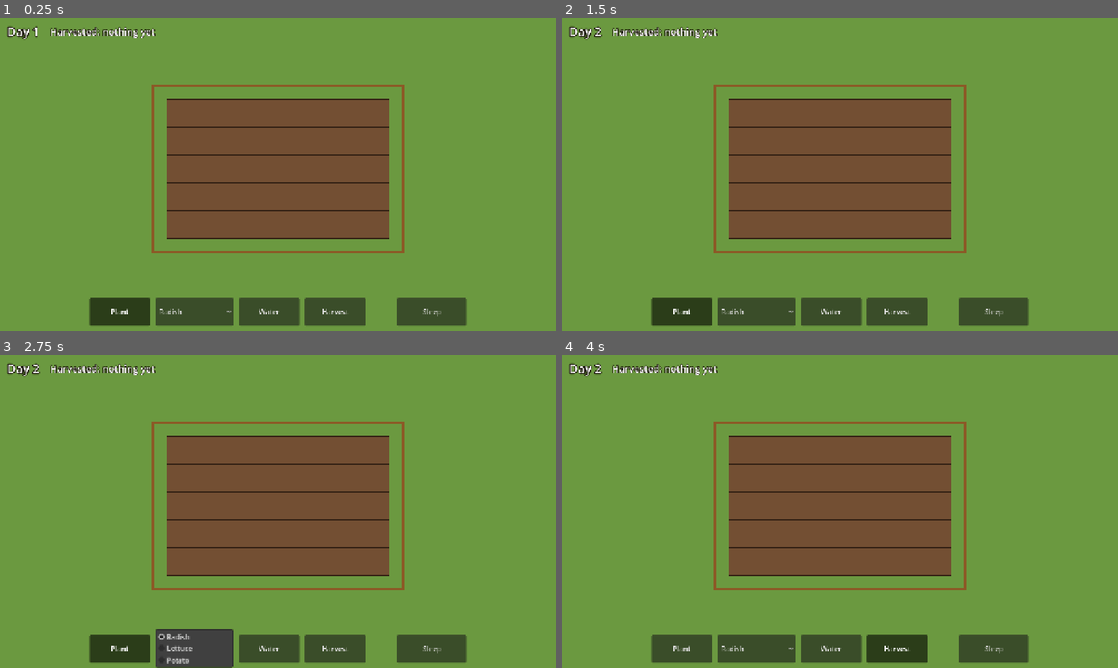
Above: before the commit, frames 1-4 (two rows, left to right).
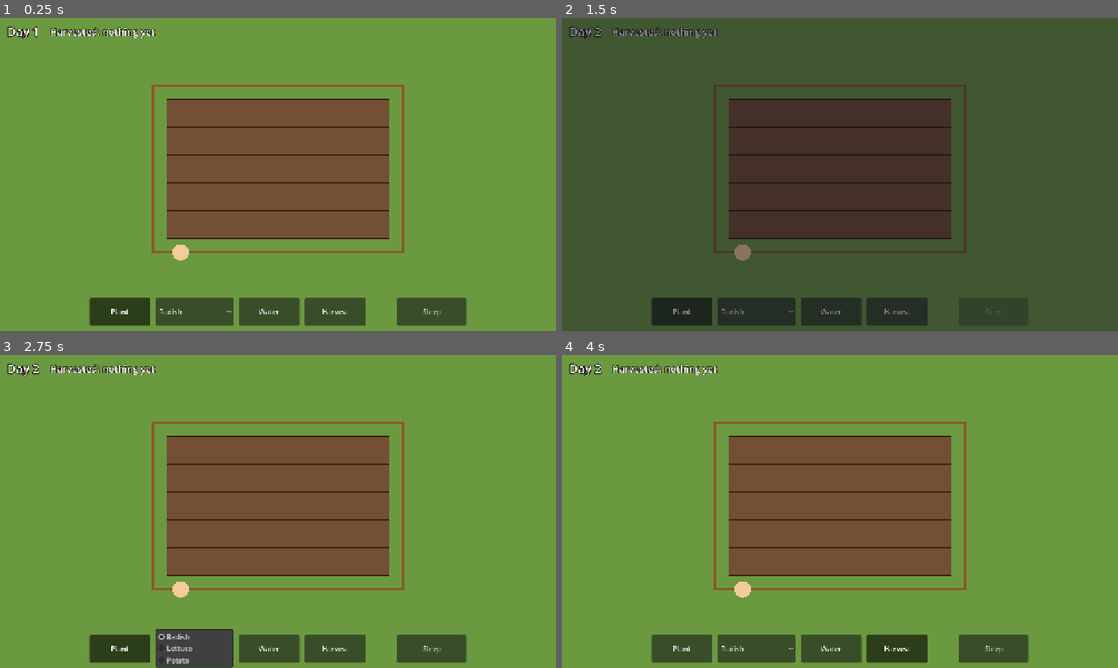
Above: after the commit, the same moments.

Repository: CappyTech/bramble
Game: Godot game, scene res://scenes/main.tscn
Two runs of this game, one before a commit and one after it. Both use one fixed random seed, a clock stepped at 60 frames per second and the inputs below.
Inputs:
- Up to frame 1 (0.25 s): no input
- Up to frame 2 (1.5 s): click "Sleep" at 0.5 s; click "Plant" at 1.25 s
- Up to frame 3 (2.75 s): click "Radish" at 2 s
- Up to frame 4 (4 s): click "Water" at 2.75 s; click "Harvest" at 3.5 s

The runs differ from the first frame. In frame 1, 0.1% of the frame differs, in the area x 31-34%, y 72-78%; in frame 2, 97%, in the area x 0-100%, y 0-100%; in frame 3, 0.1%; in frame 4, 0.1%.

Commit message:
Add a player who walks to tiles and performs each tool
Player (scripts/player.gd) is a Node2D built from the Creatures
Townsfolk idle and walk sheets plus the harvest crouch, with four facing
rows chosen from the walk direction, and a plain disc fallback. Tapping a
tile now walks the player there, plays the pose (crouch for plant and
harvest, bucket icon for water), and only then changes the model; taps
that would do nothing are ignored, and a newer tap supersedes an older
walk. Sleep fades to night, advances the day and fades back.

Effect timing and the action timers now run on game time so they pause
with the tree. The brief records the player avatar as decided.

Co-Authored-By: Claude Fable 5.1 <noreply@anthropic.com>

Diff:
--- a/scenes/main.tscn
+++ b/scenes/main.tscn
@@ -113,3 +113,14 @@
 custom_minimum_size = Vector2(160, 64)
 layout_mode = 2
 text = "Sleep"
+
+[node name="Night" type="ColorRect" parent="."]
+unique_name_in_owner = true
+layout_mode = 1
+anchors_preset = 15
+anchor_right = 1.0
+anchor_bottom = 1.0
+grow_horizontal = 2
+grow_vertical = 2
+mouse_filter = 2
+color = Color(0.05, 0.04, 0.12, 0)
--- a/scripts/allotment_view.gd
+++ b/scripts/allotment_view.gd
@@ -1,6 +1,7 @@
 class_name AllotmentView
 extends Control
-## Draws the allotment grid and turns taps into actions.
+## Draws the allotment grid and turns taps into player actions: the player walks
+## to the tapped tile, plays the working pose, and only then does the model change.
 ## Uses the Minifantasy Farm sheets when they are on disk (see Minifantasy) and
 ## falls back to coloured shapes otherwise, so CI and fresh checkouts still run.
 
@@ -28,6 +29,12 @@
 const FENCE_BOTTOM := Rect2(408, 152, 8, 8)
 const FENCE_BOTTOM_RIGHT := Rect2(432, 152, 8, 8)
 
+## Watering shows the Farm pack's bucket icon filling above the tile while the
+## player stands there. Each entry is {cell: Vector2i, start: float, duration: float}.
+const WATER_DURATION := 0.5
+const WATER_FRAMES := 4
+const WATER_ICON_SCALE := 4
+
 var allotment: Allotment:
 	set(value):
 		if allotment != null:
@@ -36,36 +43,97 @@
 		if allotment != null:
 			allotment.changed.connect(queue_redraw)
 			custom_minimum_size = Vector2(allotment.width + 2 * BORDER, allotment.height + 2 * BORDER) * TILE_SIZE
+			_place_player()
 		queue_redraw()
 var tool: Tool = Tool.PLANT
 var selected_crop: CropDef
-
-## Short feedback animations: harvesting shows the farmer crouching over the tile,
-## watering shows the Farm pack's bucket icon filling. Each entry is
-## {kind: Tool, cell: Vector2i, start: float (seconds), duration: float}.
-const HARVEST_DURATION := 0.7
-const WATER_DURATION := 0.5
-const WATER_FRAMES := 4
-const WATER_ICON_SCALE := 4
+var player: Player
 
 var _farm_sheet: Texture2D
 var _crop_sheet: Texture2D
-var _harvest_sheet: Texture2D
 var _action_sheet: Texture2D
 var _effects: Array[Dictionary] = []
+var _clock := 0.0
+## Incremented per tap so a superseded walk does not act on arrival.
+var _request := 0
 
 
 func _ready() -> void:
 	_farm_sheet = Minifantasy.farm_tileset()
 	_crop_sheet = Minifantasy.crop_sheet()
-	_harvest_sheet = Minifantasy.harvest_sheet()
 	_action_sheet = Minifantasy.action_sheet()
+	player = Player.new()
+	add_child(player)
+	_place_player()
 	set_process(false)
 	if not has_sprites():
 		print("AllotmentView: Minifantasy sheets missing, drawing placeholder shapes")
 
 
-func _process(_delta: float) -> void:
+func has_sprites() -> bool:
+	return _farm_sheet != null and _crop_sheet != null
+
+
+## Start outside the plot, below the bottom-left corner of the fence.
+func _place_player() -> void:
+	if player == null or allotment == null:
+		return
+	player.position = _tile_rect(0, allotment.height).get_center()
+
+
+func _gui_input(event: InputEvent) -> void:
+	# Mouse clicks arrive as touches too (emulate_touch_from_mouse), so only touch is handled.
+	if event is InputEventScreenTouch and event.pressed:
+		var cell := Vector2i((event.position / TILE_SIZE).floor()) - Vector2i(BORDER, BORDER)
+		if allotment != null and allotment.in_bounds(cell.x, cell.y):
+			request_action(cell.x, cell.y)
+			accept_event()
+
+
+## Whether the current tool would do anything on this tile.
+func can_apply(x: int, y: int) -> bool:
+	var tile := allotment.tile_at(x, y)
+	match tool:
+		Tool.PLANT:
+			return selected_crop != null and tile.state == PlotTile.State.EMPTY
+		Tool.WATER:
+			return not tile.watered
+		Tool.HARVEST:
+			return tile.state == PlotTile.State.MATURE
+	return false
+
+
+## Walks the player to the tile, plays the pose, then applies the tool.
+## A newer request cancels the effect of an older one that is still walking.
+func request_action(x: int, y: int) -> void:
+	if not can_apply(x, y):
+		return
+	_request += 1
+	var id := _request
+	var kind := tool
+	await player.walk_to(_tile_rect(x, y).get_center())
+	if id != _request or not can_apply(x, y):
+		return
+	if kind == Tool.WATER:
+		_play_water_effect(x, y)
+	await player.perform(kind)
+	if id != _request:
+		return
+	_apply_tool(kind, x, y)
+
+
+func _apply_tool(kind: Tool, x: int, y: int) -> void:
+	match kind:
+		Tool.PLANT:
+			allotment.plant(x, y, selected_crop)
+		Tool.WATER:
+			allotment.water(x, y)
+		Tool.HARVEST:
+			allotment.harvest(x, y)
+
+
+func _process(delta: float) -> void:
+	_clock += delta
 	var now := _now()
 	_effects = _effects.filter(func(effect: Dictionary) -> bool:
 		return now - float(effect.start) < float(effect.duration))
@@ -74,43 +142,18 @@
 	queue_redraw()
 
 
+## Game-time clock for effects. Only advances while effects are playing, which is
+## all the relative timing needs; it pauses with the tree, unlike the wall clock.
 func _now() -> float:
-	return Time.get_ticks_msec() / 1000.0
-
-
-func _play_effect(kind: Tool, x: int, y: int) -> void:
-	var sheet := _harvest_sheet if kind == Tool.HARVEST else _action_sheet
-	if sheet == null:
-		return
-	var duration := HARVEST_DURATION if kind == Tool.HARVEST else WATER_DURATION
-	_effects.append({"kind": kind, "cell": Vector2i(x, y), "start": _now(), "duration": duration})
+	return _clock
+
+
+func _play_water_effect(x: int, y: int) -> void:
+	if _action_sheet == null:
+		return
+	_effects.append({"cell": Vector2i(x, y), "start": _now(), "duration": WATER_DURATION})
 	set_process(true)
 	queue_redraw()
-
-
-func has_sprites() -> bool:
-	return _farm_sheet != null and _crop_sheet != null
-
-
-func _gui_input(event: InputEvent) -> void:
-	# Mouse clicks arrive as touches too (emulate_touch_from_mouse), so only touch is handled.
-	if event is InputEventScreenTouch and event.pressed:
-		var cell := Vector2i((event.position / TILE_SIZE).floor()) - Vector2i(BORDER, BORDER)
-		if allotment != null and allotment.in_bounds(cell.x, cell.y):
-			_apply_tool(cell.x, cell.y)
-			accept_event()
-
-
-func _apply_tool(x: int, y: int) -> void:
-	match tool:
-		Tool.PLANT:
-			allotment.plant(x, y, selected_crop)
-		Tool.WATER:
-			if allotment.water(x, y):
-				_play_effect(Tool.WATER, x, y)
-		Tool.HARVEST:
-			if allotment.harvest(x, y) > 0:
-				_play_effect(Tool.HARVEST, x, y)
 
 
 func _draw() -> void:
@@ -125,24 +168,17 @@
 		for x in allotment.width:
 			_draw_plant(x, y, allotment.tile_at(x, y))
 	for effect in _effects:
-		_draw_effect(effect)
-
-
-func _draw_effect(effect: Dictionary) -> void:
+		_draw_water_effect(effect)
+
+
+func _draw_water_effect(effect: Dictionary) -> void:
 	var cell: Vector2i = effect.cell
 	var rect := _tile_rect(cell.x, cell.y)
 	var progress := clampf((_now() - float(effect.start)) / float(effect.duration), 0.0, 0.999)
-	if effect.kind == Tool.HARVEST:
-		# The 32x32 cell is centred on the character, so centre it on the tile.
-		var frame := int(progress * Minifantasy.HARVEST_FRAMES)
-		var cell_size := Vector2.ONE * Minifantasy.HARVEST_CELL * PIXEL_SCALE
-		var dest := Rect2(rect.get_center() - cell_size * 0.5, cell_size)
-		draw_texture_rect_region(_harvest_sheet, dest, Minifantasy.harvest_frame_region(frame))
-	else:
-		var frame := int(progress * WATER_FRAMES)
-		var icon_size := Vector2.ONE * Minifantasy.ACTION_FRAME * WATER_ICON_SCALE
-		var dest := Rect2(rect.get_center() - icon_size * 0.5 - Vector2(0, TILE_SIZE * 0.5), icon_size)
-		draw_texture_rect_region(_action_sheet, dest, Minifantasy.action_frame_region(Minifantasy.Action.WATER, frame))
+	var frame := int(progress * WATER_FRAMES)
+	var icon_size := Vector2.ONE * Minifantasy.ACTION_FRAME * WATER_ICON_SCALE
+	var dest := Rect2(rect.get_center() - icon_size * 0.5 - Vector2(0, TILE_SIZE), icon_size)
+	draw_texture_rect_region(_action_sheet, dest, Minifantasy.action_frame_region(Minifantasy.Action.WATER, frame))
 
 
 func _tile_rect(x: int, y: int) -> Rect2:
--- a/scripts/main.gd
+++ b/scripts/main.gd
@@ -17,6 +17,11 @@
 @onready var harvest_button: Button = %HarvestButton
 @onready var crop_select: OptionButton = %CropSelect
 @onready var sleep_button: Button = %SleepButton
+@onready var night: ColorRect = %Night
+
+const NIGHT_FADE_SECONDS := 0.4
+const NIGHT_HOLD_SECONDS := 0.3
+var _sleeping := false
 
 
 func _ready() -> void:
@@ -37,9 +42,27 @@
 	plant_button.pressed.connect(func() -> void: view.tool = AllotmentView.Tool.PLANT)
 	water_button.pressed.connect(func() -> void: view.tool = AllotmentView.Tool.WATER)
 	harvest_button.pressed.connect(func() -> void: view.tool = AllotmentView.Tool.HARVEST)
-	sleep_button.pressed.connect(allotment.sleep)
+	sleep_button.pressed.connect(_sleep)
 	allotment.changed.connect(_refresh_hud)
 	_refresh_hud()
+
+
+## Fade to night, advance the day, fade back in.
+func _sleep() -> void:
+	if _sleeping:
+		return
+	_sleeping = true
+	sleep_button.disabled = true
+	var tween := create_tween()
+	tween.tween_property(night, "color:a", 1.0, NIGHT_FADE_SECONDS)
+	await tween.finished
+	allotment.sleep()
+	await get_tree().create_timer(NIGHT_HOLD_SECONDS, false).timeout
+	tween = create_tween()
+	tween.tween_property(night, "color:a", 0.0, NIGHT_FADE_SECONDS)
+	await tween.finished
+	sleep_button.disabled = false
+	_sleeping = false
 
 
 func _refresh_hud() -> void:
--- a/scripts/minifantasy.gd
+++ b/scripts/minifantasy.gd
@@ -15,11 +15,25 @@
 const CRAFTING_DIR := DIR + "crafting_1/Minifantasy_CraftingAndProfessions_v1.0/Minifantasy_CraftingAndProfessions_Assets/"
 const HARVEST_SHEET := CRAFTING_DIR + "Gathering_Professions/Harvesting/_Characters/Minifantasy_CraftingAndProfessionsHarvestAnimation_human.png"
 
-## Harvest animation sheet: 32x32 cells, six frames per row (column 0 standing),
-## one row per facing direction. Row 0 faces the camera.
-const HARVEST_CELL := 32
+const CREATURES_DIR := DIR + "creatures/Minifantasy_Creatures_v3.3_Commercial_Version/Minifantasy_Creatures_Assets/"
+const TOWNSFOLK_DIR := CREATURES_DIR + "Base_Humanoids/Human/Human_Townsfolk/"
+const TOWNSFOLK_IDLE := TOWNSFOLK_DIR + "HumanTownsfolkIdle.png"
+const TOWNSFOLK_WALK := TOWNSFOLK_DIR + "HumanTownsfolkWalk.png"
+
+## Character sheets share one layout: 32x32 cells, one row per facing direction,
+## frames left to right. Idle has 16 frames, walk 4, both at 200 ms per frame.
+const ACTOR_CELL := 32
+const IDLE_FRAMES := 16
+const WALK_FRAMES := 4
+const ACTOR_FPS := 5.0
+enum Facing { RIGHT, LEFT, UP_RIGHT, UP_LEFT }
+
+## Harvest animation sheet: same cells, six frames per row (column 0 standing).
+## Row 0 faces the camera.
+const HARVEST_CELL := ACTOR_CELL
 const HARVEST_FRAMES := 6
 const HARVEST_ROW_FRONT := 0
+const HARVEST_FPS := 8.0
 
 ## Farm tileset: single horizontal furrow rows; the three rows are hydration states
 ## (y 104 dry, 112 moist, 120 wet). The plain dirt tiles at x 48 are texture
@@ -54,6 +68,27 @@
 
 static func harvest_sheet() -> Texture2D:
 	return _texture(HARVEST_SHEET)
+
+
+static func townsfolk_idle() -> Texture2D:
+	return _texture(TOWNSFOLK_IDLE)
+
+
+static func townsfolk_walk() -> Texture2D:
+	return _texture(TOWNSFOLK_WALK)
+
+
+## Adds one row of a character sheet to a SpriteFrames as a named animation.
+static func add_row_animation(frames: SpriteFrames, anim: StringName, sheet: Texture2D,
+		row: int, count: int, fps: float, loop: bool) -> void:
+	frames.add_animation(anim)
+	frames.set_animation_speed(anim, fps)
+	frames.set_animation_loop(anim, loop)
+	for i in count:
+		var atlas := AtlasTexture.new()
+		atlas.atlas = sheet
+		atlas.region = Rect2(i * ACTOR_CELL, row * ACTOR_CELL, ACTOR_CELL, ACTOR_CELL)
+		frames.add_frame(anim, atlas)
 
 
 static func harvest_frame_region(frame: int, row: int = HARVEST_ROW_FRONT) -> Rect2:
--- /dev/null
+++ b/scripts/player.gd
@@ -0,0 +1,100 @@
+class_name Player
+extends Node2D
+## The player's avatar on the plot. Walks to a point, faces the way it moves,
+## and plays a working animation when asked. Draws a plain disc when the
+## Minifantasy character sheets are absent.
+
+signal arrived
+
+## Pixels per second: three tiles.
+const SPEED := 3.0 * AllotmentView.TILE_SIZE
+const ARRIVE_DISTANCE := 2.0
+const FALLBACK_COLOUR := Color(0.95, 0.8, 0.6)
+const WATER_ACT_SECONDS := 0.5
+
+var facing: Minifantasy.Facing = Minifantasy.Facing.RIGHT
+var _target: Vector2
+var _walking := false
+var _sprite: AnimatedSprite2D
+
+
+func _ready() -> void:
+	var idle := Minifantasy.townsfolk_idle()
+	var walk := Minifantasy.townsfolk_walk()
+	var harvest := Minifantasy.harvest_sheet()
+	if idle == null or walk == null or harvest == null:
+		print("Player: character sheets missing, drawing a placeholder disc")
+		return
+	var frames := SpriteFrames.new()
+	frames.remove_animation(&"default")
+	for row in 4:
+		Minifantasy.add_row_animation(frames, "idle_%d" % row, idle, row, Minifantasy.IDLE_FRAMES, Minifantasy.ACTOR_FPS, true)
+		Minifantasy.add_row_animation(frames, "walk_%d" % row, walk, row, Minifantasy.WALK_FRAMES, Minifantasy.ACTOR_FPS, true)
+	Minifantasy.add_row_animation(frames, &"act", harvest, Minifantasy.HARVEST_ROW_FRONT, Minifantasy.HARVEST_FRAMES, Minifantasy.HARVEST_FPS, false)
+	_sprite = AnimatedSprite2D.new()
+	_sprite.sprite_frames = frames
+	_sprite.scale = Vector2.ONE * AllotmentView.PIXEL_SCALE
+	add_child(_sprite)
+	_play_idle()
+
+
+func _draw() -> void:
+	if _sprite == null:
+		draw_circle(Vector2.ZERO, AllotmentView.TILE_SIZE * 0.3, FALLBACK_COLOUR)
+
+
+func _process(delta: float) -> void:
+	if not _walking:
+		return
+	var offset := _target - position
+	var step := SPEED * delta
+	if offset.length() <= maxf(step, ARRIVE_DISTANCE):
+		position = _target
+		_walking = false
+		_play_idle()
+		arrived.emit()
+		return
+	_face(offset)
+	position += offset.normalized() * step
+	_play(&"walk_%d" % facing)
+
+
+## Walks to a point and returns once there. A later call replaces the target,
+## and every pending await resumes on that later arrival.
+func walk_to(point: Vector2) -> void:
+	_target = point
+	if (point - position).length() <= ARRIVE_DISTANCE:
+		position = point
+		_walking = false
+		return
+	_walking = true
+	await arrived
+
+
+## Plays the working pose for a tool and returns when it finishes.
+func perform(tool: AllotmentView.Tool) -> void:
+	if _sprite == null or tool == AllotmentView.Tool.WATER:
+		# process_always false: the pose waits with the tree when the game pauses.
+		await get_tree().create_timer(WATER_ACT_SECONDS, false).timeout
+	else:
+		_sprite.play(&"act")
+		await _sprite.animation_finished
+	_play_idle()
+
+
+func _face(direction: Vector2) -> void:
+	var up := direction.y < -0.3 * absf(direction.x)
+	var right := direction.x > 0.0 if not is_zero_approx(direction.x) else facing in [Minifantasy.Facing.RIGHT, Minifantasy.Facing.UP_RIGHT]
+	if up:
+		facing = Minifantasy.Facing.UP_RIGHT if right else Minifantasy.Facing.UP_LEFT
+	else:
+		facing = Minifantasy.Facing.RIGHT if right else Minifantasy.Facing.LEFT
+
+
+func _play_idle() -> void:
+	_play(&"idle_%d" % facing)
+
+
+func _play(anim: StringName) -> void:
+	if _sprite != null and _sprite.animation != anim:
+		_sprite.play(anim)
Not shown, added: scripts/player.gd.uid
Not shown, changed: docs/brief.md
